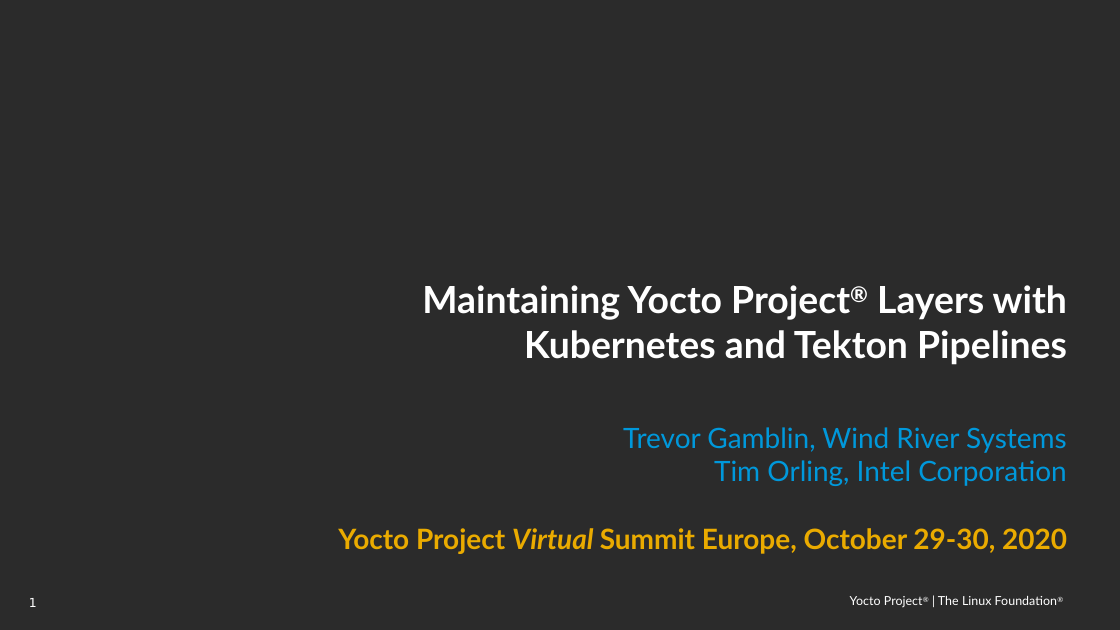
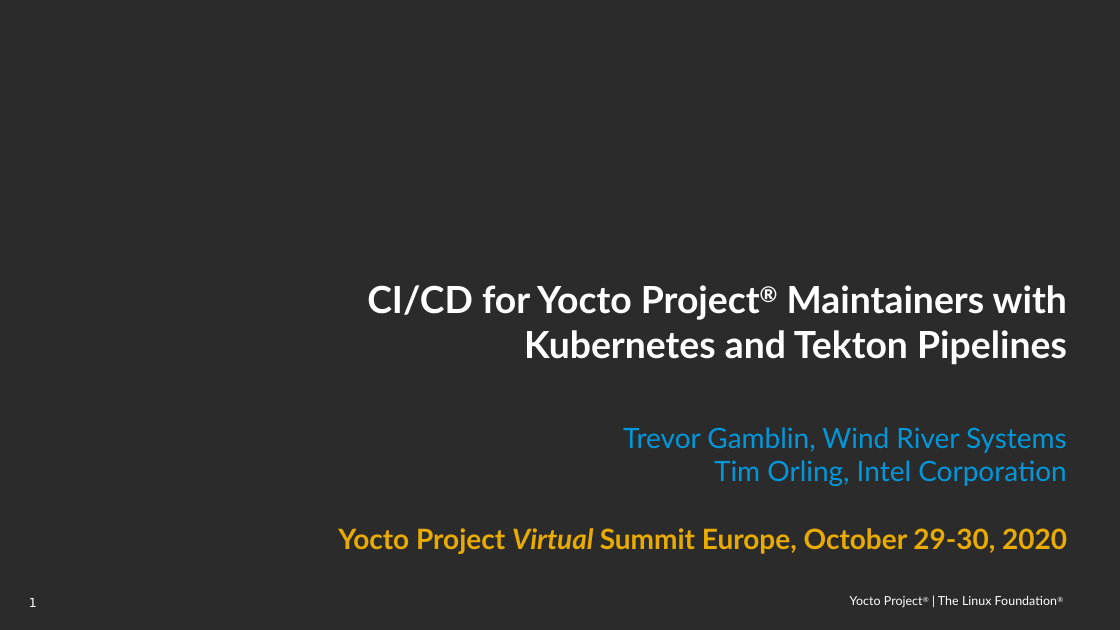
Before and after one commit to threexc/yocto-tekton, a slide deck: slide 1 of yddtalk/YP_DevDay_k8s_tekton.odp. Drawn at 1120x630 pixels with LibreOffice and Linux fonts; fonts in the diff are those of the drawing; background and template pictures are left out; a plain dark background stands for a picture behind light text. Boxes give left, top, right and bottom in pixels: in the first picture for what was removed or moved away, otherwise in the second. Text is boxed around its words. In the diff, an @@ line names an element or a change of style, - is before the commit and + after.

```diff
--- a/yddtalk/YP_DevDay_k8s_tekton.odp
+++ b/yddtalk/YP_DevDay_k8s_tekton.odp
@@ title at (367,285,1067,365): text changed @@
-Maintaining Yocto Project® Layers with Kubernetes and Tekton Pipelines
+CI/CD for Yocto Project® Maintainers with Kubernetes and Tekton Pipelines
```
Also in this commit, not shown: 6 other slides changed, 7 slides added, 2 slides removed.
